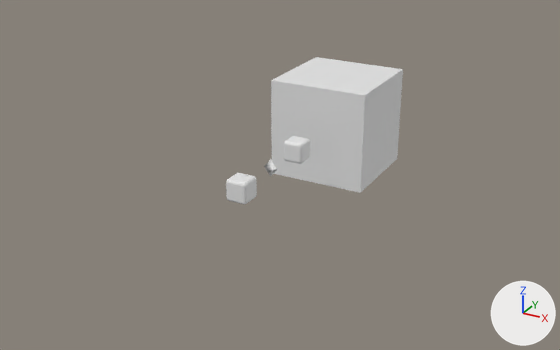
The FBX model Assets/Meshes/Meshes.fbx as it was, and as the next commit left it.
Before and after are seen from a 50 mm camera at (3.14, -6.04, 2.72) aimed at (0.02, -0.37, -0.12). The lights are fixed; the arrows at lower right show +X, +Y and +Z. Where no turn or scale is listed for an object, it has been applied to the vertices.

The first picture shows 'FriendlyBox', 'LetBox', 'RoadBox'.
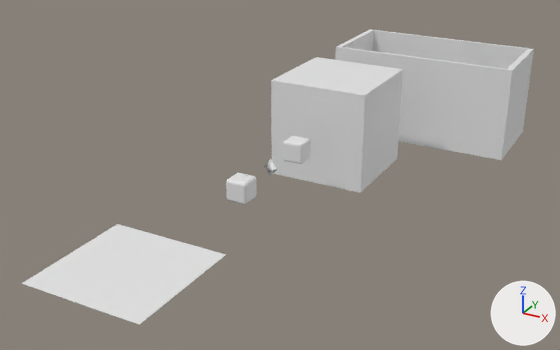
Where the newer file only moved an object's origin or applied its transform, the numbers keep the older frame.

Location of each change, (x1, y1, x2, y2) in pixels of the pictures (560 x 350 px):
'LavaBox', added: after (335, 29, 534, 160)
'Plane', added: after (22, 224, 226, 325)

The change, as a list of edits to the scene's bpy script:
```text
Add me_plane:
    me_plane.from_pydata([(-0.49, -0.49, 0.0), (0.49, -0.49, 0.0), (-0.49, 0.49, 0.0), (0.49, 0.49, 0.0)], [], [(0, 1, 3, 2)])
Add me_cube_005:
    me_cube_005.from_pydata([(-0.5, -0.5, -0.5), (-0.5, -0.5, 0.5), (-0.5, 0.5, -0.5), (-0.5, 0.5, 0.5), (1.5, -0.5, -0.5), (1.5, -0.5, 0.5), (1.5, 0.5, -0.5), (1.5, 0.5, 0.5), (-0.44, -0.47, 0.5), (-0.44, 0.47, 0.5), (1.44, 0.47, 0.5), (1.44, -0.47, 0.5), (-0.44, -0.47, -0.36), (-0.44, 0.47, -0.36), (1.44, 0.47, -0.36), (1.44, -0.47, -0.36)], [], [(0, 1, 3, 2), (2, 3, 7, 6), (6, 7, 5, 4), (4, 5, 1, 0), (2, 6, 4, 0), (1, 5, 11, 8), (11, 10, 14, 15), (7, 3, 9, 10), (5, 7, 10, 11), (3, 1, 8, 9), (14, 13, 12, 15), (9, 8, 12, 13), (8, 11, 15, 12), (10, 9, 13, 14)])
Add ob_plane:
    ob_plane = bpy.data.objects.new('Plane', me_plane)
    ob_plane.location = (0.0, -2.5, 0.0)
Add ob_lavabox:
    ob_lavabox = bpy.data.objects.new('LavaBox', me_cube_005)
    ob_lavabox.location = (0.0, 2.4, 0.0)
```
